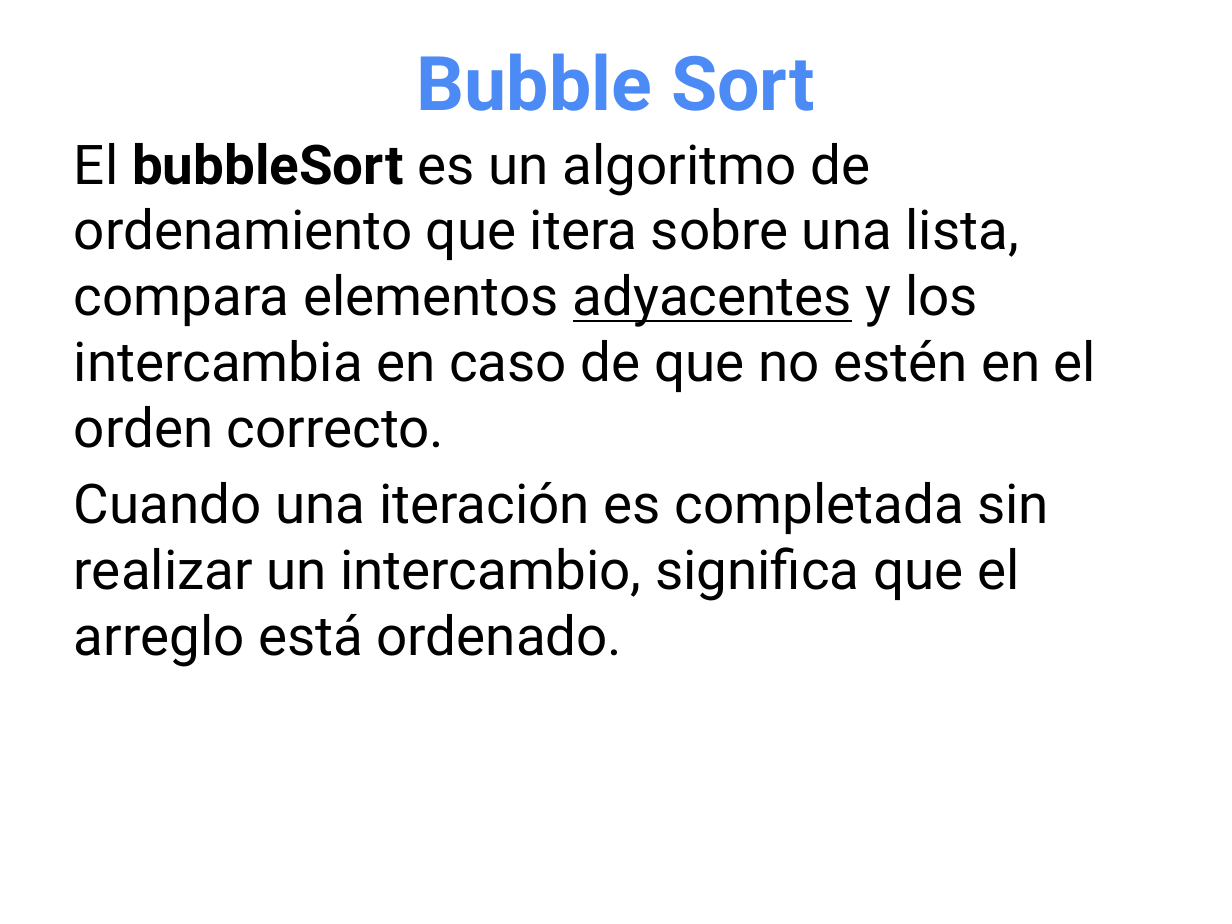
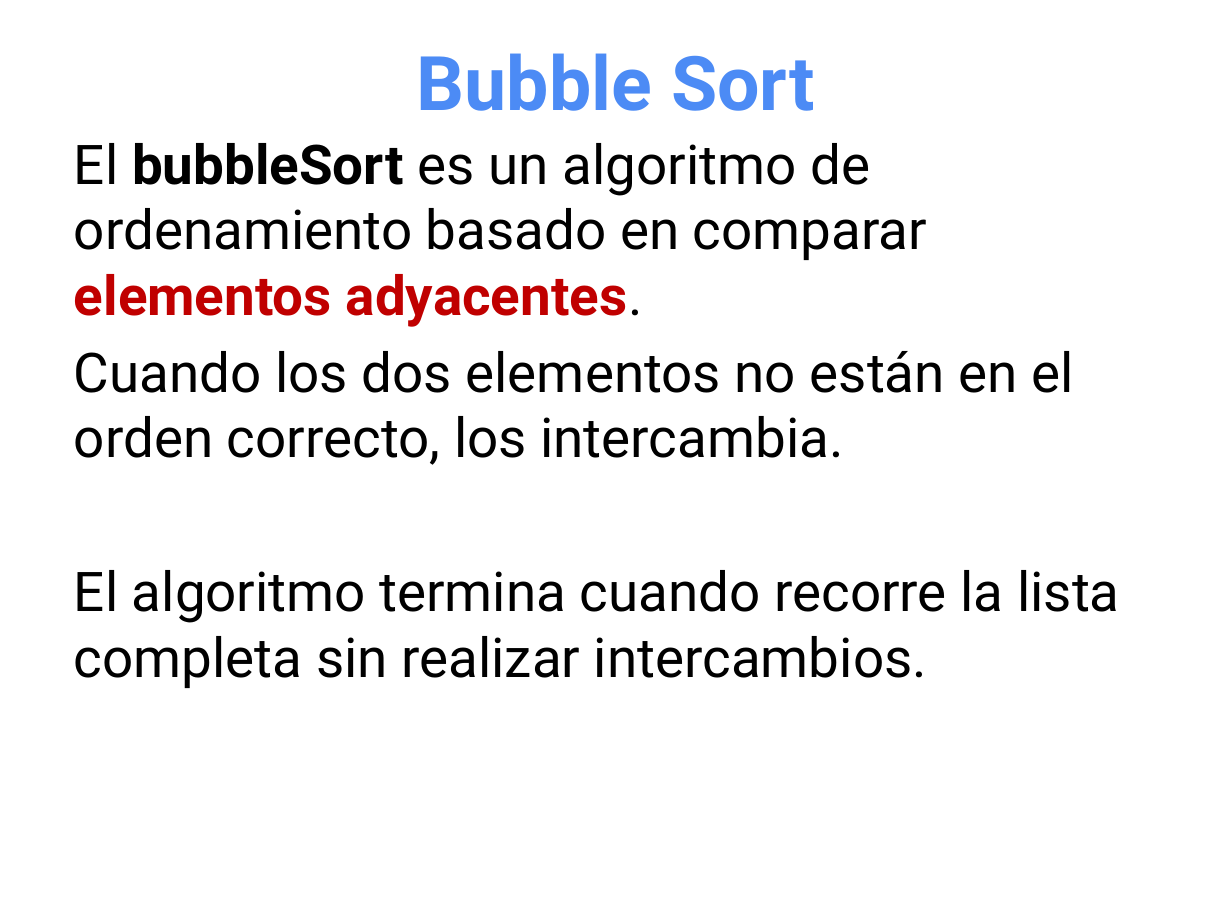
Before and after one commit to OMardil/INFO2, a slide deck: slide 18 of MOD02_Algoritmos_de_ordenamiento_y_busqueda/01 Presentacion/INFO2_MOD2-Ordenamiento_y_Busqueda.pptx (slide 17 before the commit). Drawn at 1232x924 pixels with LibreOffice and Linux fonts; fonts in the diff are those of the drawing. Boxes give left, top, right and bottom in pixels: in the first picture for what was removed or moved away, otherwise in the second. Text is boxed around its words. In the diff, an @@ line names an element or a change of style, - is before the commit and + after.

Commit message:
Selection and Bubble Sort

```diff
--- a/MOD02_Algoritmos_de_ordenamiento_y_busqueda/01 Presentacion/INFO2_MOD2-Ordenamiento_y_Busqueda.pptx
+++ b/MOD02_Algoritmos_de_ordenamiento_y_busqueda/01 Presentacion/INFO2_MOD2-Ordenamiento_y_Busqueda.pptx
@@ text at [74,143,1120,688]: text changed @@
-El bubbleSort es un algoritmo de ordenamiento que itera sobre una lista, compara elementos adyacentes y los intercambia en caso de que no estén en el orden correcto.
-Cuando una iteración es completada sin realizar un intercambio, significa que el arreglo está ordenado.
+El bubbleSort es un algoritmo de ordenamiento basado en comparar elementos adyacentes.
+Cuando los dos elementos no están en el orden correcto, los intercambia.
+El algoritmo termina cuando recorre la lista completa sin realizar intercambios.
```
Also in this commit, not shown: 6 other slides changed, 4 slides added, 3 slides removed, 1 other file.
